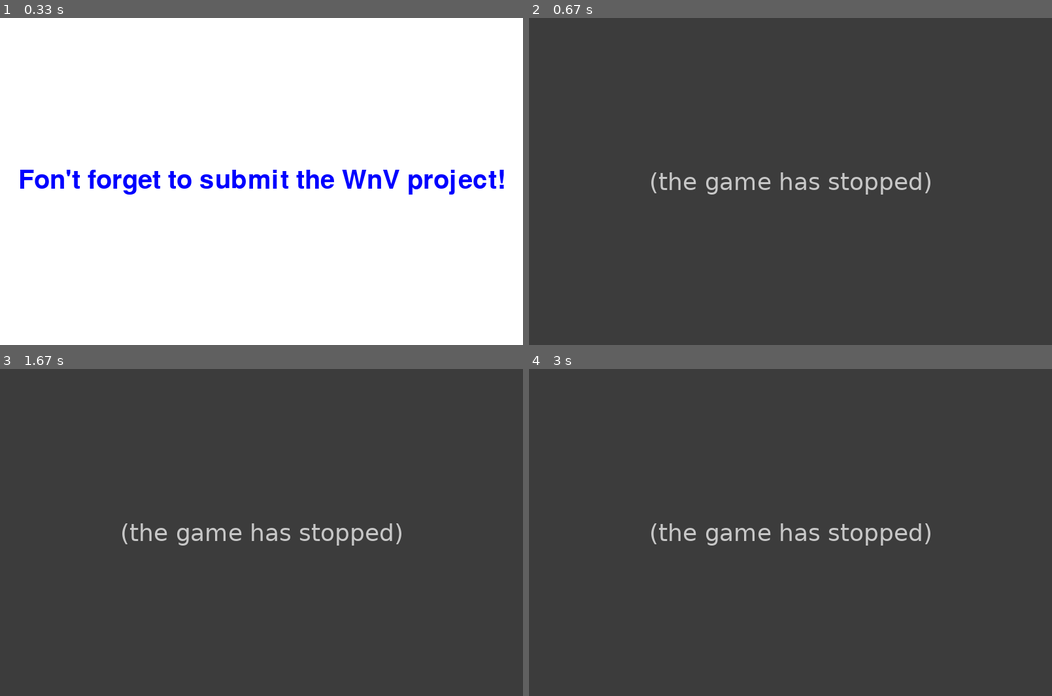
Above: before the commit, frames 1-4 (two rows, left to right).
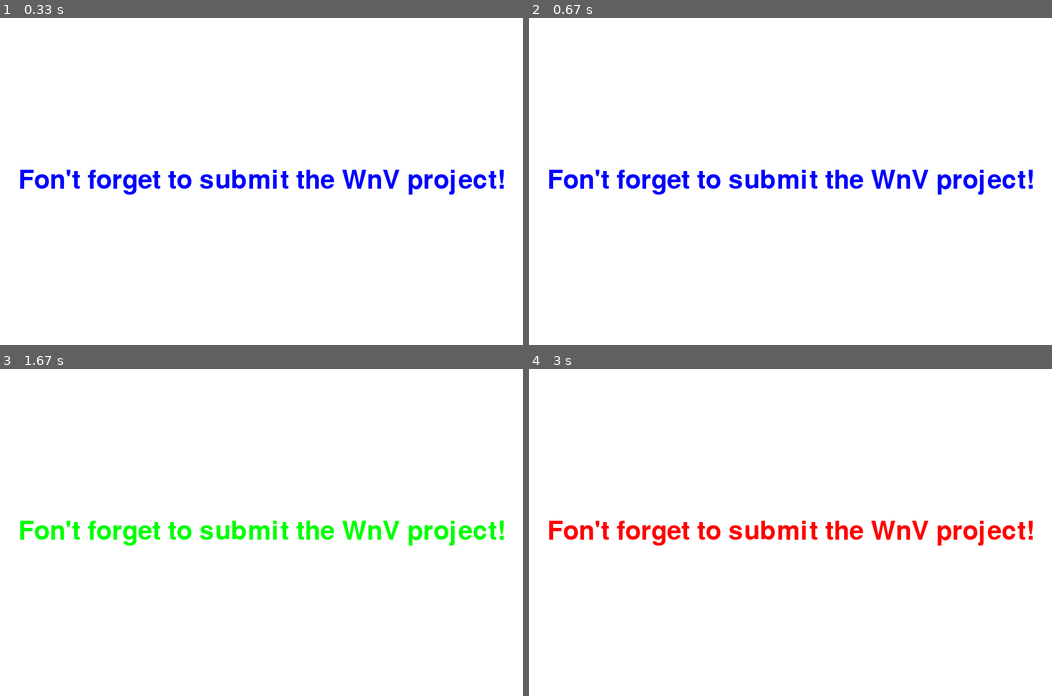
Above: after the commit, the same moments.

Repository: codeMountain15/object-oriented-programming-py
Game: pygame game, started from source_code/pyGameExample02.py
Same seed, same stepped clock (60 frames per second), same inputs: the game is played once before the commit and once after it.
Inputs:
- Up to frame 1 (0.33 s): no input
- Up to frame 2 (0.67 s): hold Right from 0.33 s (still down)
- Up to frame 3 (1.67 s): release Right at 0.8 s; hold Up 0.83-1.4 s; hold Right from 1.43 s (still down)
- Up to frame 4 (3 s): release Right at 2.07 s; hold Left 2.1-2.75 s; hold Down from 2.78 s (still down)

Frame 1 is identical in both runs. In frame 2, 100% of the frame differs, in the area x 0-100%, y 0-100%; in frame 3, 100%; in frame 4, 100%.
Error before the commit: NameError: name 'screen' is not defined (pyGameExample02.py line 68); the game stopped at 0.35 s (later frames are placeholders)

Commit message:
Update pyGameExample02.py

Diff:
--- a/source_code/pyGameExample02.py
+++ b/source_code/pyGameExample02.py
@@ -1,4 +1,13 @@
 # pyGameExample02.py
+
+"""
+ Implelenting pygame library
+ for a simple python program
+ that opens a new window,
+ shows a text message
+ and changes its color
+ with the keyboard arrows
+"""
 
 import pygame
 
@@ -7,6 +16,7 @@
 WHITE = (255, 255, 255)
 GREEN = (0, 255, 0)
 RED = (255, 0, 0)
+BLACK = (0, 0, 0)
 
 # Define the dimensions
 width = 800
@@ -29,32 +39,35 @@
 # 40 is the font size
 fontObject = pygame.font.Font('freesansbold.ttf', 40)
 
-# create a blue message on the surface of the font object
-# the fonte color is BLUE in this example
-# antialias is True, so the characters will have smooth edges
-message = fontObject.render('Fon\'t forget to submit the WnV project!', True, BLUE)
-
-# create a rectangular object for the
-# text surface object
-textRect = message.get_rect()
-
-# set the center of the rectangular object.
-textRect.center = (width / 2, height / 2)
-
-# fill the surface object
-# with white color
-surfaceObject.fill(WHITE)
-
-# copying the text surface object
-# to the display surface object
-# at the center coordinate.
-surfaceObject.blit(message, textRect)
-
 # for the loop
 exit = False
 
+nextColor = BLUE
+
 # main program loop
 while not exit:
+
+    # create a blue message on the surface of the font object
+    # the font color is stored in the nextColor variable
+    # antialias is True, so the characters will have smooth edges
+    message = fontObject.render('Fon\'t forget to submit the WnV project!', True, nextColor)
+
+    # create a rectangular object for the
+    # text surface object
+    textRectObject = message.get_rect()
+
+    # set the center of the rectangular object
+    # in the center of the canvas
+    textRectObject.center = (width / 2, height / 2)
+
+    # fill the surface object
+    # with white color
+    surfaceObject.fill(WHITE)
+
+    # copy the message (=text surface object)
+    # to the surface object
+    # at the coordinates mentrined above
+    surfaceObject.blit(message, textRectObject)
 
     for event in pygame.event.get():
         if event.type == pygame.QUIT:
@@ -63,13 +76,13 @@
         # keyboard arrows
         keys = pygame.key.get_pressed()
         if keys[pygame.K_LEFT]:
-            screen.fill(RED)
+            nextColor = RED
         if keys[pygame.K_RIGHT]:
-            screen.fill(BLUE)
+            nextColor = BLUE
         if keys[pygame.K_UP]:
-            screen.fill(GREEN)
+           nextColor = GREEN
         if keys[pygame.K_DOWN]:
-            screen.fill(WHITE)
+            nextColor = BLACK
 
         # Draws the surface object on the screen
         pygame.display.update()
